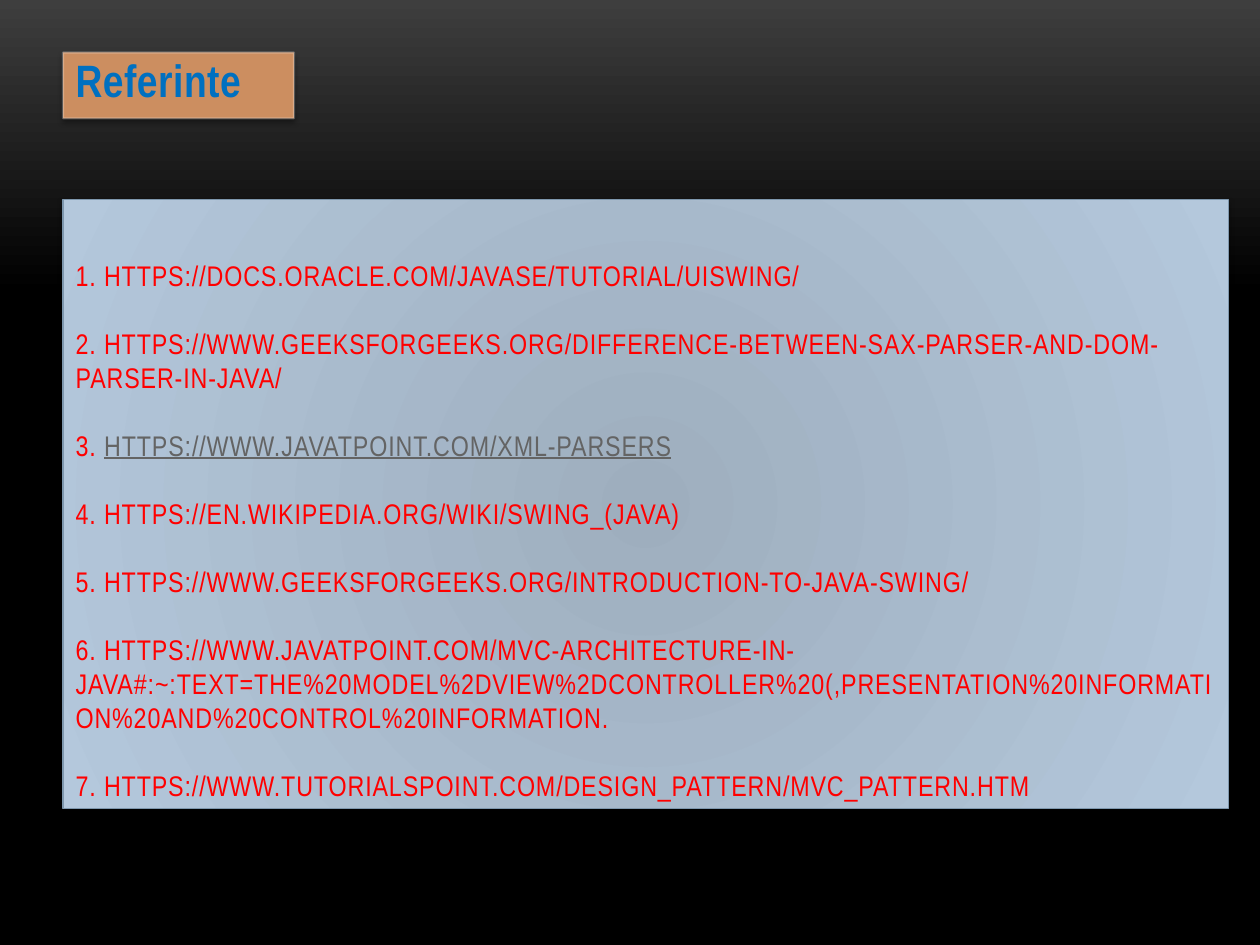
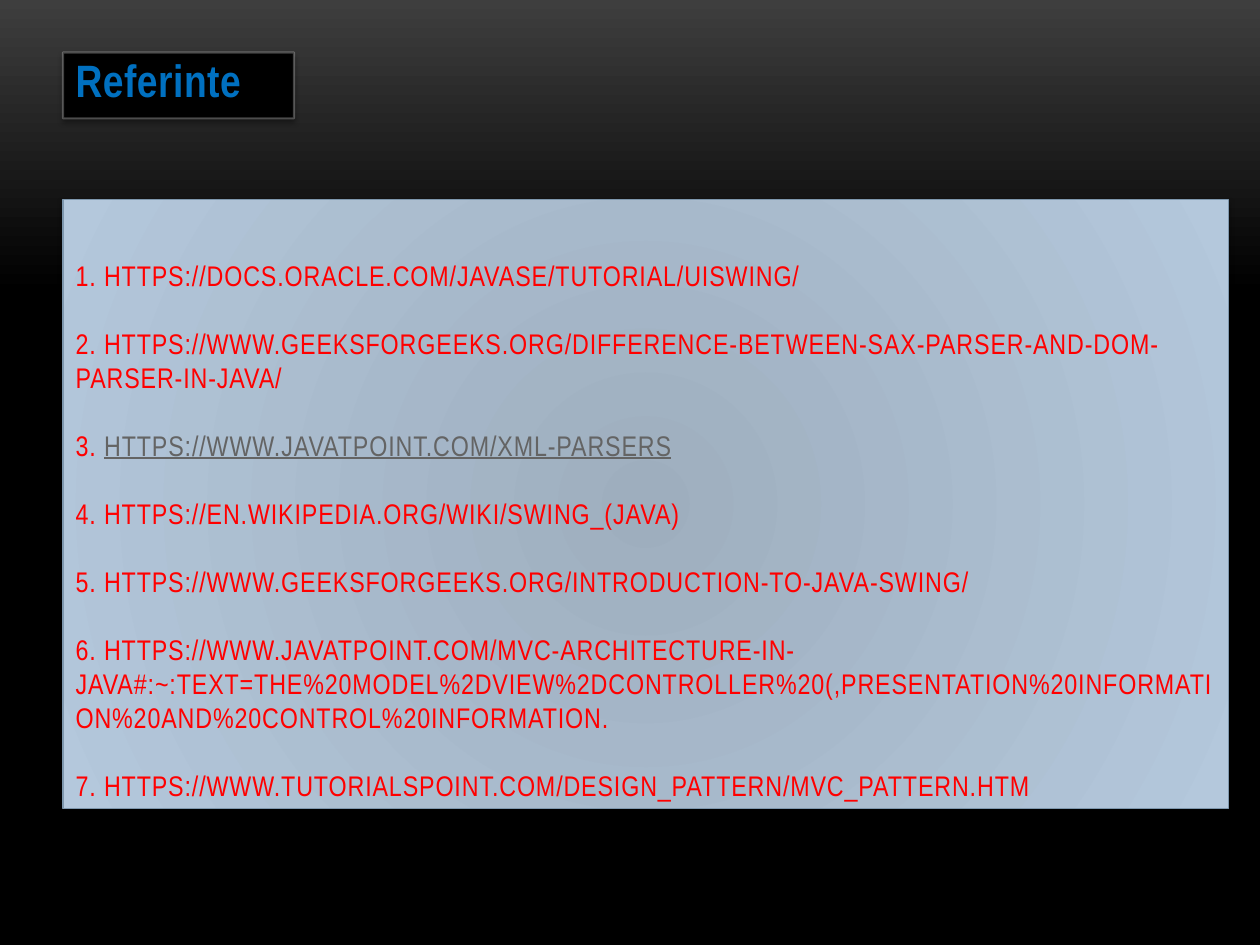
Before and after one commit to AndreeaDraghici/Student-Management-Application, a slide deck: slide 7 of src/resources/StudentManagementApplication-DraghiciAndreeaMaria-CR3.1B.pptx (slide 5 before the commit). Drawn at 1260x945 pixels with LibreOffice and Linux fonts; fonts in the diff are those of the drawing; background and template pictures are left out. Boxes give left, top, right and bottom in pixels: in the first picture for what was removed or moved away, otherwise in the second. Text is boxed around its words. In the diff, an @@ line names an element or a change of style, - is before the commit and + after.

```diff
--- a/src/resources/StudentManagementApplication-DraghiciAndreeaMaria-CR3.1B.pptx
+++ b/src/resources/StudentManagementApplication-DraghiciAndreeaMaria-CR3.1B.pptx
@@ subtitle "Referinte" at <box>63,53,294,118</box>: fill #CC8E60 to #000000 @@
```
Also in this commit, not shown: 4 other slides changed, 2 slides added, 1 other file.
